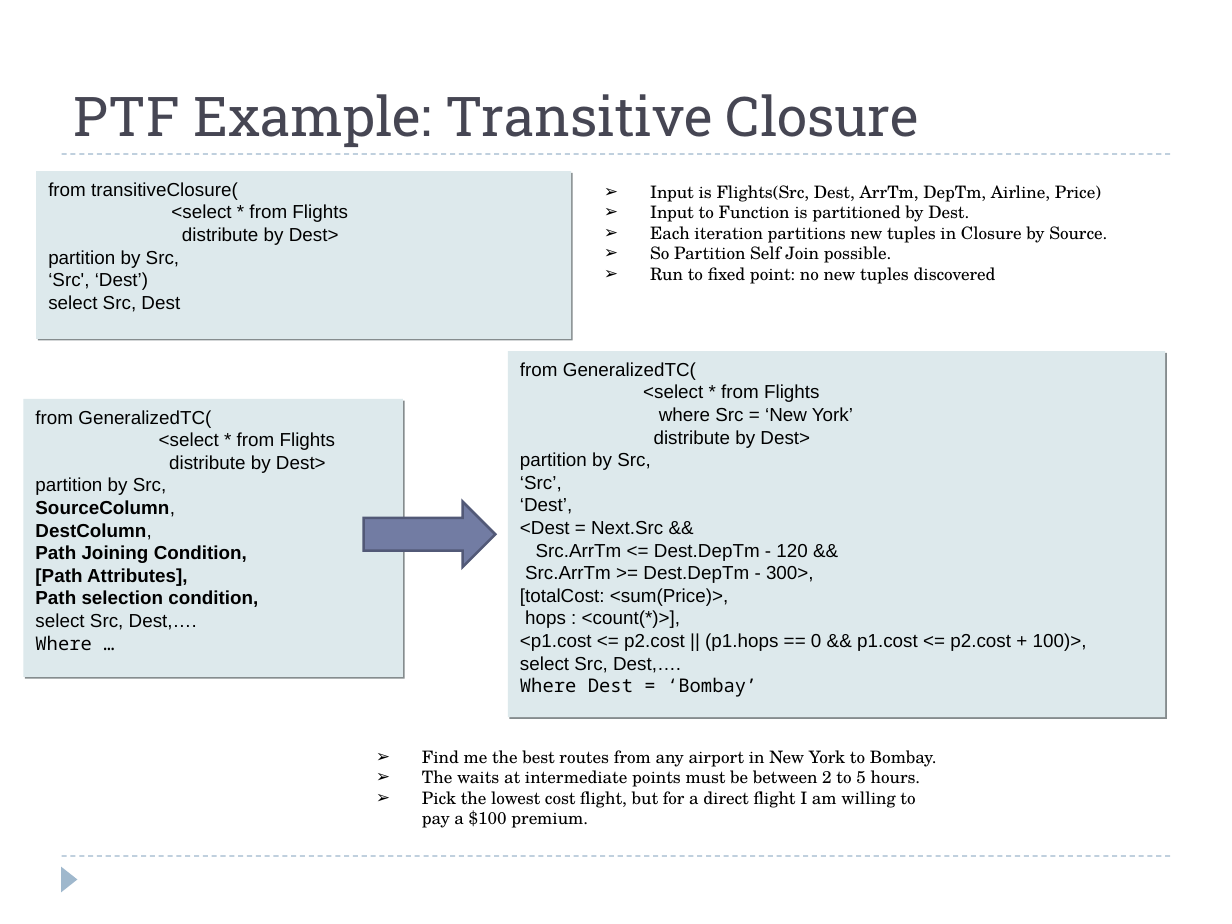
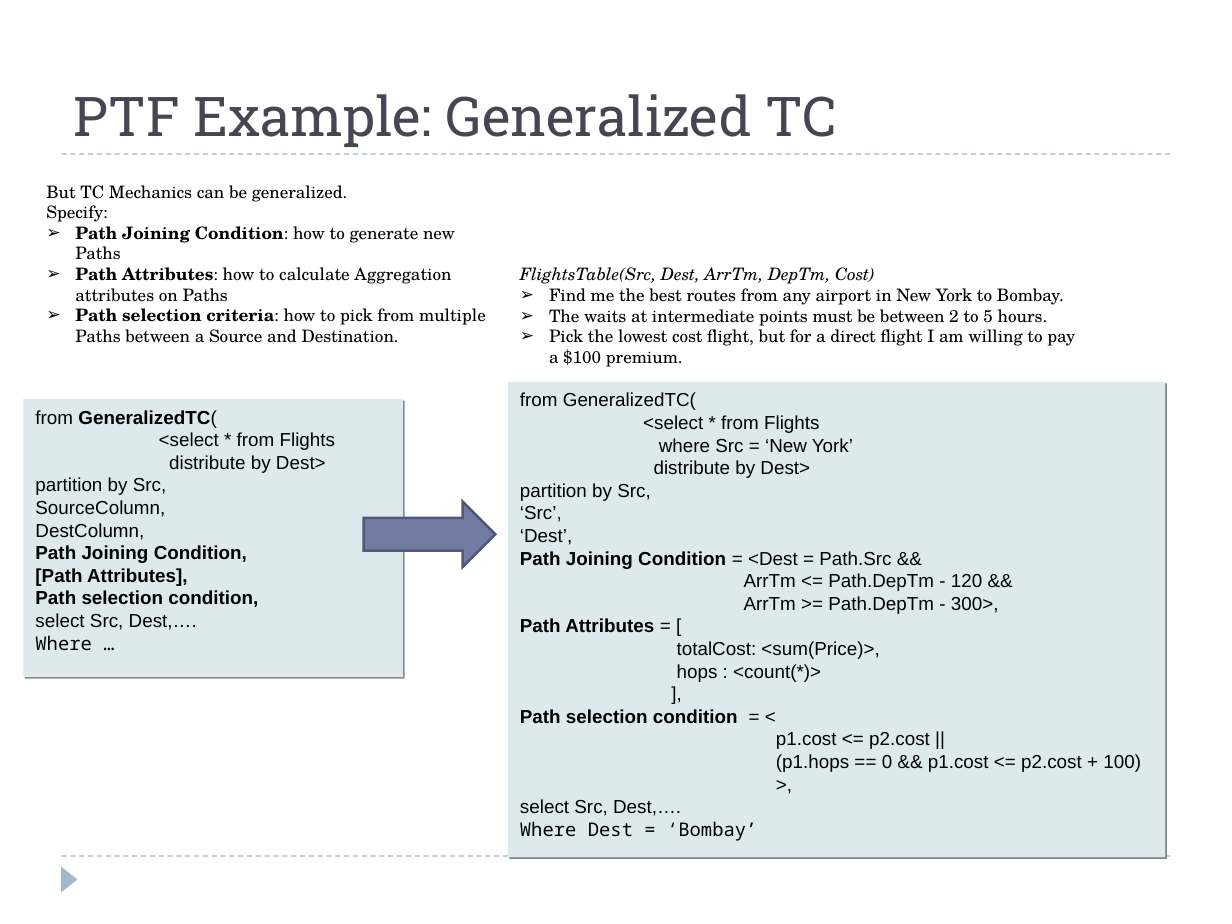
Before and after one commit to hbutani/SQLWindowing, a slide deck: slide 30 of docs/SQW.ppt (slide 26 before the commit). Drawn at 1232x924 pixels with LibreOffice and Linux fonts; fonts in the diff are those of the drawing. Boxes give left, top, right and bottom in pixels: in the first picture for what was removed or moved away, otherwise in the second. Text is boxed around its words. In the diff, an @@ line names an element or a change of style, - is before the commit and + after.

```diff
--- a/docs/SQW.ppt
+++ b/docs/SQW.ppt
@@ title at <box>74,94,836,147</box>: text changed @@
-PTF Example: Transitive Closure
+PTF Example: Generalized TC
@@ rectangle removed at <box>36,171,570,339</box> @@
-from transitiveClosure(
-<select * from Flights
-distribute by Dest>
-partition by Src,
-‘Src', ‘Dest’)
-select Src, Dest
@@ text added at <box>46,185,486,343</box>, 10 pt, text #000000 @@
+But TC Mechanics can be generalized.
+Specify:
+➢ Path Joining Condition: how to generate new Paths
+➢ Path Attributes: how to calculate Aggregation attributes on Paths
+➢ Path selection criteria: how to pick from multiple Paths between a Source and Destination.
@@ text removed at <box>650,185,1107,284</box> @@
-➢ Input is Flights(Src, Dest, ArrTm, DepTm, Airline, Price)
-➢ Input to Function is partitioned by Dest.
-➢ Each iteration partitions new tuples in Closure by Source.
-➢ So Partition Self Join possible.
-➢ Run to fixed point: no new tuples discovered
@@ text "FlightsTable(Src, Dest, ArrTm, DepTm, Cost)": place and size @@
-text "FlightsTable(Src, Dest, ArrTm, DepTm, Cost)" at <box>422,750,937,828</box>
+text "FlightsTable(Src, Dest, ArrTm, DepTm, Cost)" at <box>520,267,1075,367</box>
@@ text at <box>520,267,875,284</box>: paragraph added @@
+FlightsTable(Src, Dest, ArrTm, DepTm, Cost)
@@ text at <box>549,288,1075,367</box>: indent changed @@
@@ rectangle "from GeneralizedTC(": place and size @@
-rectangle "from GeneralizedTC(" at <box>508,351,1165,717</box>
+rectangle "from GeneralizedTC(" at <box>508,382,1165,857</box>
@@ text in rectangle at <box>35,410,217,540</box>: bold on in "GeneralizedTC("; bold off in "SourceColumn,", "DestColumn," @@
@@ text in rectangle at <box>520,551,1141,772</box>: text changed @@
-<Dest = Next.Src &&
-Src.ArrTm <= Dest.DepTm - 120 &&
-Src.ArrTm >= Dest.DepTm - 300>,
-[totalCost: <sum(Price)>,
-hops : <count(*)>],
-<p1.cost <= p2.cost || (p1.hops == 0 && p1.cost <= p2.cost + 100)>,
+Path Joining Condition = <Dest = Path.Src &&
+ArrTm <= Path.DepTm - 120 &&
+ArrTm >= Path.DepTm - 300>,
+Path Attributes = [
+totalCost: <sum(Price)>,
+hops : <count(*)>
+],
+Path selection condition = <
+p1.cost <= p2.cost ||
+(p1.hops == 0 && p1.cost <= p2.cost + 100)
+>,
```
Also in this commit, not shown: 12 other slides changed, 20 slides added, 1 slide removed.
